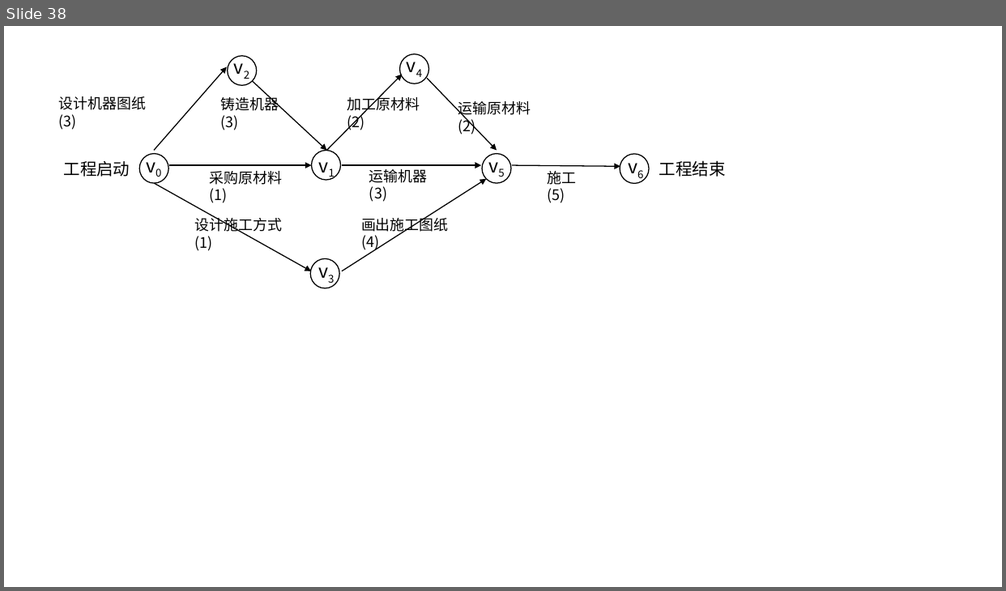
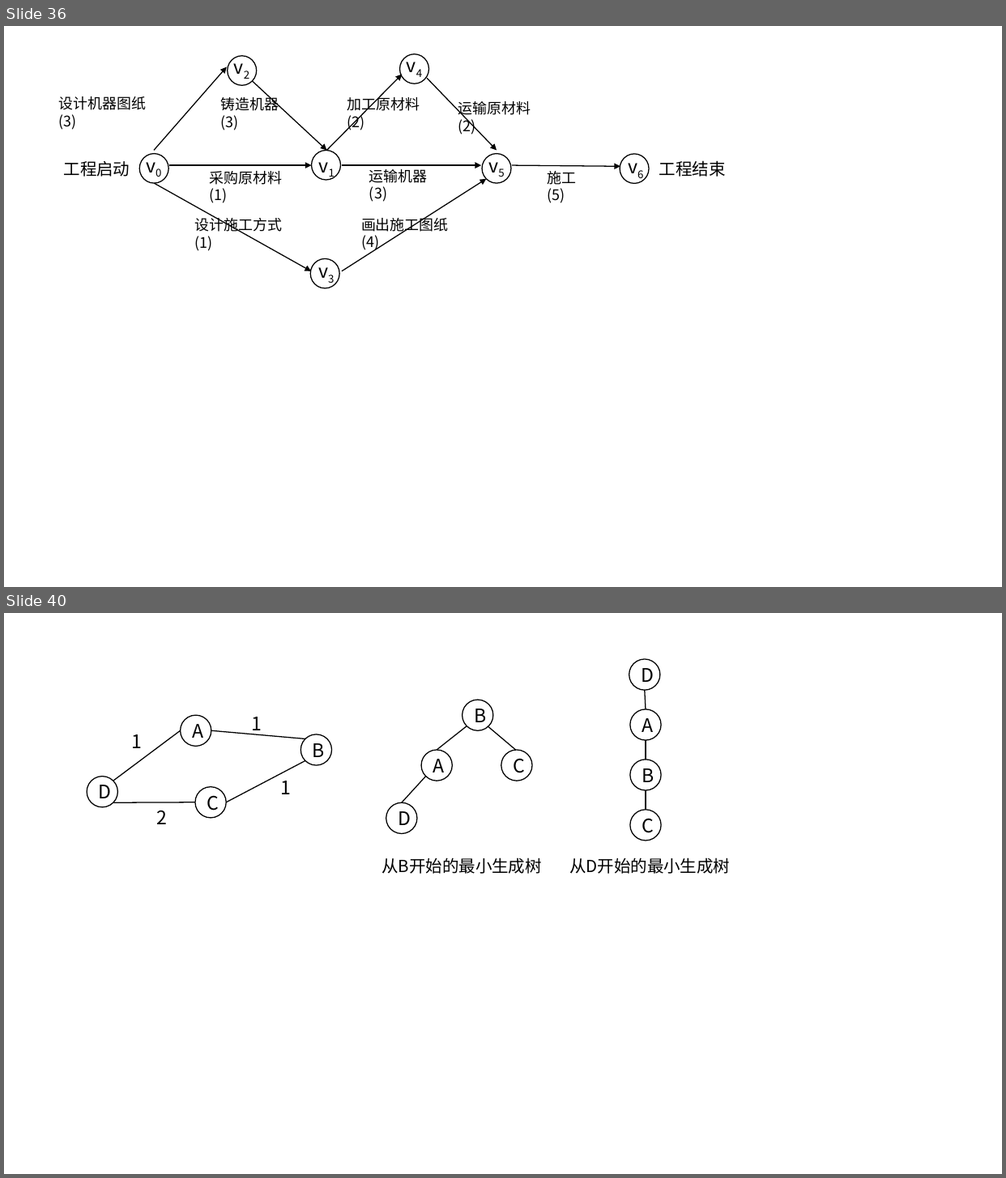
Before and after one commit to CoreLoop163/CoreLoopBooks, a slide deck: data_structure/assets/pics_and_ppts/ch5/画图用、.pptx. Shown one above the other, each under a label of ours: slide 38 before the commit, slides 36 and 40 after it; the slides between them are not shown. The pictures are 1006x591 and 1006x1178 pixels, drawn with LibreOffice and Linux fonts; fonts in the diff are those of the drawing. Boxes give left, top, right and bottom in pixels: in the first picture for what was removed or moved away, otherwise in the second. Text is boxed around its words. In the diff, an @@ line names an element or a change of style, - is before the commit and + after.

```diff
--- a/data_structure/assets/pics_and_ppts/ch5/画图用、.pptx
+++ b/data_structure/assets/pics_and_ppts/ch5/画图用、.pptx
@@ slide 40 added at bbox=[4, 613, 1002, 1174], background #FFFFFF @@
@@ ellipse added at bbox=[629, 659, 660, 690], fill #FFFFFF, outline #000000 1 pt, 18 pt, text #000000 @@
+D
@@ ellipse added at bbox=[462, 700, 493, 730], fill #FFFFFF, outline #000000 1 pt, 18 pt, text #000000 @@
+B
@@ ellipse added at bbox=[630, 709, 661, 740], fill #FFFFFF, outline #000000 1 pt, 18 pt, text #000000 @@
+A
@@ line added from (646, 709) to (645, 690), #000000 1 pt @@
@@ line added from (181, 730) to (113, 781), #000000 1 pt @@
@@ ellipse added at bbox=[181, 716, 211, 747], fill #FFFFFF, outline #000000 1 pt, 18 pt, text #000000 @@
+A
@@ line added from (211, 730) to (305, 739), #000000 1 pt @@
@@ text added at bbox=[252, 717, 262, 735], 18 pt, text #000000 @@
+1
@@ line added from (437, 750) to (467, 726), #000000 1 pt @@
@@ line added from (516, 750) to (488, 726), #000000 1 pt @@
@@ text added at bbox=[131, 735, 142, 748], 18 pt, text #000000 @@
+1
@@ ellipse added at bbox=[300, 735, 331, 765], fill #FFFFFF, outline #000000 1 pt, 18 pt, text #000000 @@
+B
@@ ellipse added at bbox=[421, 750, 452, 781], fill #FFFFFF, outline #000000 1 pt, 18 pt, text #000000 @@
+A
@@ ellipse added at bbox=[501, 750, 532, 781], fill #FFFFFF, outline #000000 1 pt, 18 pt, text #000000 @@
+C
@@ line added from (646, 740) to (646, 760), #000000 1 pt @@
@@ ellipse added at bbox=[87, 776, 117, 807], fill #FFFFFF, outline #000000 1 pt, 18 pt, text #000000 @@
+D
@@ line added from (305, 761) to (226, 803), #000000 1 pt @@
@@ text added at bbox=[280, 781, 291, 794], 18 pt, text #000000 @@
+1
@@ line added from (425, 776) to (402, 803), #000000 1 pt @@
@@ ellipse added at bbox=[630, 760, 661, 790], fill #FFFFFF, outline #000000 1 pt, 18 pt, text #000000 @@
+B
@@ line added from (195, 803) to (113, 803), #000000 1 pt @@
@@ ellipse added at bbox=[195, 786, 226, 817], fill #FFFFFF, outline #000000 1 pt, 18 pt, text #000000 @@
+C
@@ ellipse added at bbox=[386, 803, 417, 834], fill #FFFFFF, outline #000000 1 pt, 18 pt, text #000000 @@
+D
@@ line added from (646, 790) to (646, 810), #000000 1 pt @@
@@ text added at bbox=[156, 810, 167, 824], 18 pt, text #000000 @@
+2
@@ ellipse added at bbox=[630, 810, 661, 841], fill #FFFFFF, outline #000000 1 pt, 18 pt, text #000000 @@
+C
@@ text added at bbox=[381, 858, 542, 874], 16 pt, text #000000 @@
+从B开始的最小生成树
@@ text added at bbox=[569, 858, 730, 874], 16 pt, text #000000 @@
+从D开始的最小生成树
@@ what was slide 38 is now slide 36 @@
```
Also in this commit, not shown: 18 other slides added, 2 slides removed, 51 other files.
